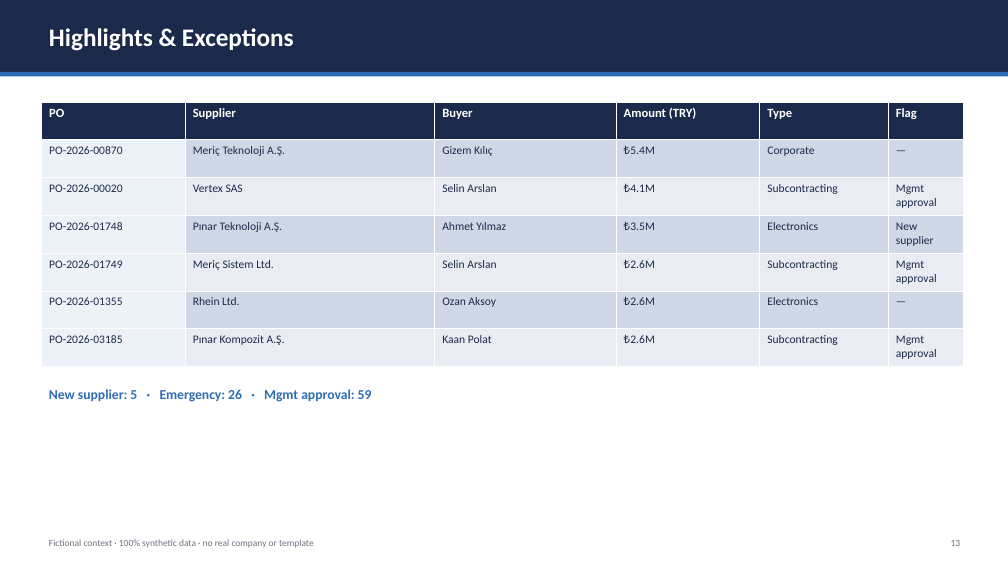
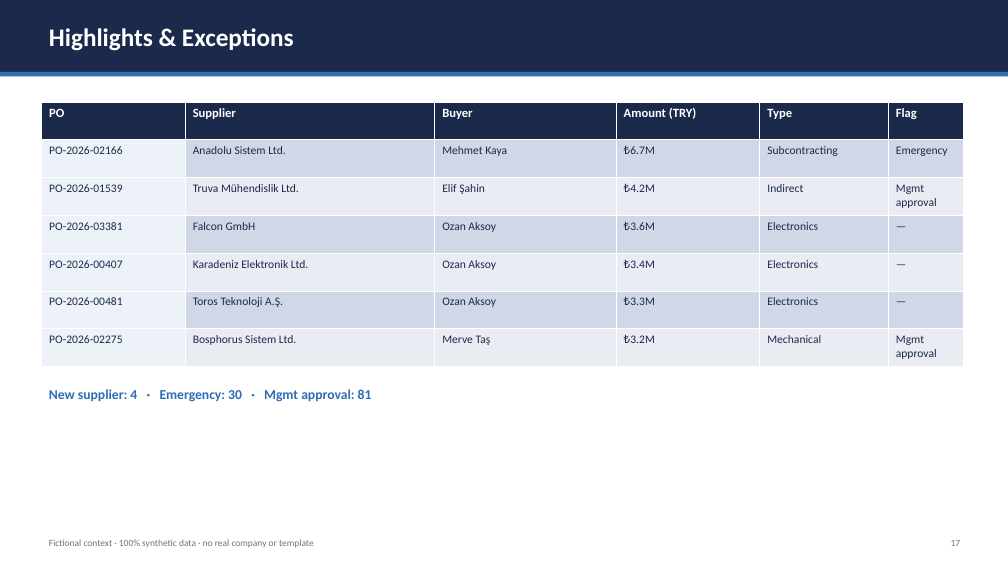
Before and after one commit to uzuntalha/procurement-report-automation, a slide deck: slide 17 of outputs/sample_report.pptx (slide 13 before the commit). Drawn at 1008x567 pixels with LibreOffice and Linux fonts; fonts in the diff are those of the drawing. Boxes give left, top, right and bottom in pixels: in the first picture for what was removed or moved away, otherwise in the second. Text is boxed around its words. In the diff, an @@ line names an element or a change of style, - is before the commit and + after.

```diff
--- a/outputs/sample_report.pptx
+++ b/outputs/sample_report.pptx
@@ table at <box>42,102,964,367</box> @@
-row 2: PO-2026-00870 | Meriç Teknoloji A.Ş. | Gizem Kılıç | ₺5.4M | Corporate | —
+row 2: PO-2026-02166 | Anadolu Sistem Ltd. | Mehmet Kaya | ₺6.7M | Subcontracting | Emergency
-row 3: PO-2026-00020 | Vertex SAS | Selin Arslan | ₺4.1M | Subcontracting | Mgmt approval
+row 3: PO-2026-01539 | Truva Mühendislik Ltd. | Elif Şahin | ₺4.2M | Indirect | Mgmt approval
-row 4: PO-2026-01748 | Pınar Teknoloji A.Ş. | Ahmet Yılmaz | ₺3.5M | Electronics | New supplier
+row 4: PO-2026-03381 | Falcon GmbH | Ozan Aksoy | ₺3.6M | Electronics | —
-row 5: PO-2026-01749 | Meriç Sistem Ltd. | Selin Arslan | ₺2.6M | Subcontracting | Mgmt approval
+row 5: PO-2026-00407 | Karadeniz Elektronik Ltd. | Ozan Aksoy | ₺3.4M | Electronics | —
-row 6: PO-2026-01355 | Rhein Ltd. | Ozan Aksoy | ₺2.6M | Electronics | —
+row 6: PO-2026-00481 | Toros Teknoloji A.Ş. | Ozan Aksoy | ₺3.3M | Electronics | —
-row 7: PO-2026-03185 | Pınar Kompozit A.Ş. | Kaan Polat | ₺2.6M | Subcontracting | Mgmt approval
+row 7: PO-2026-02275 | Bosphorus Sistem Ltd. | Merve Taş | ₺3.2M | Mechanical | Mgmt approval
@@ text at <box>49,389,372,402</box>: text changed @@
-New supplier: 5 · Emergency: 26 · Mgmt approval: 59
+New supplier: 4 · Emergency: 30 · Mgmt approval: 81
```
Also in this commit, not shown: 11 other slides changed, 4 slides added, 26 other files.
